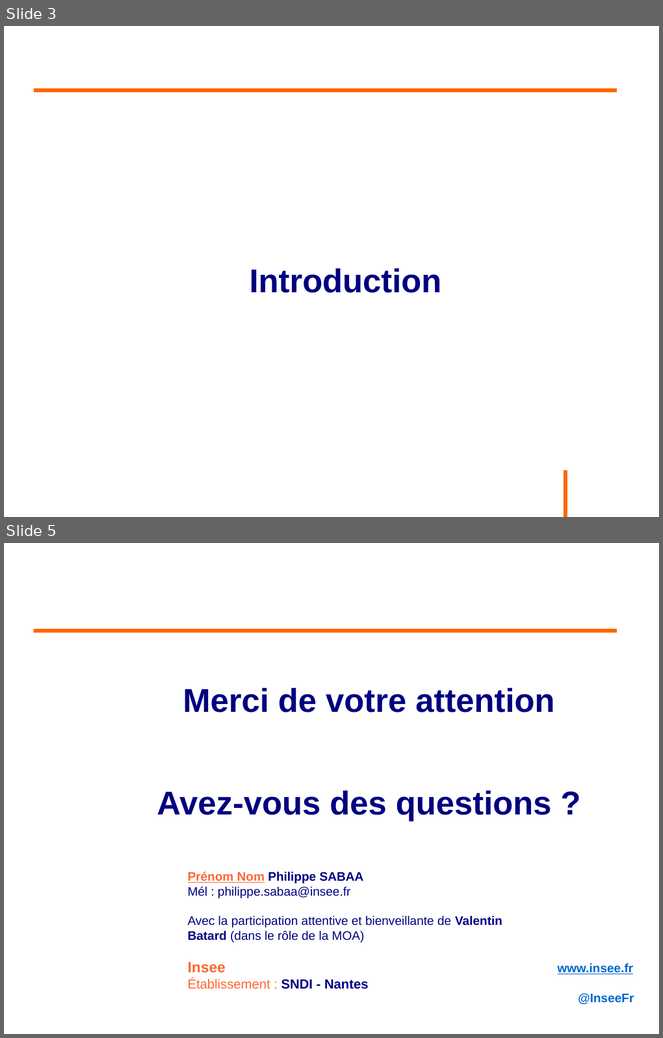
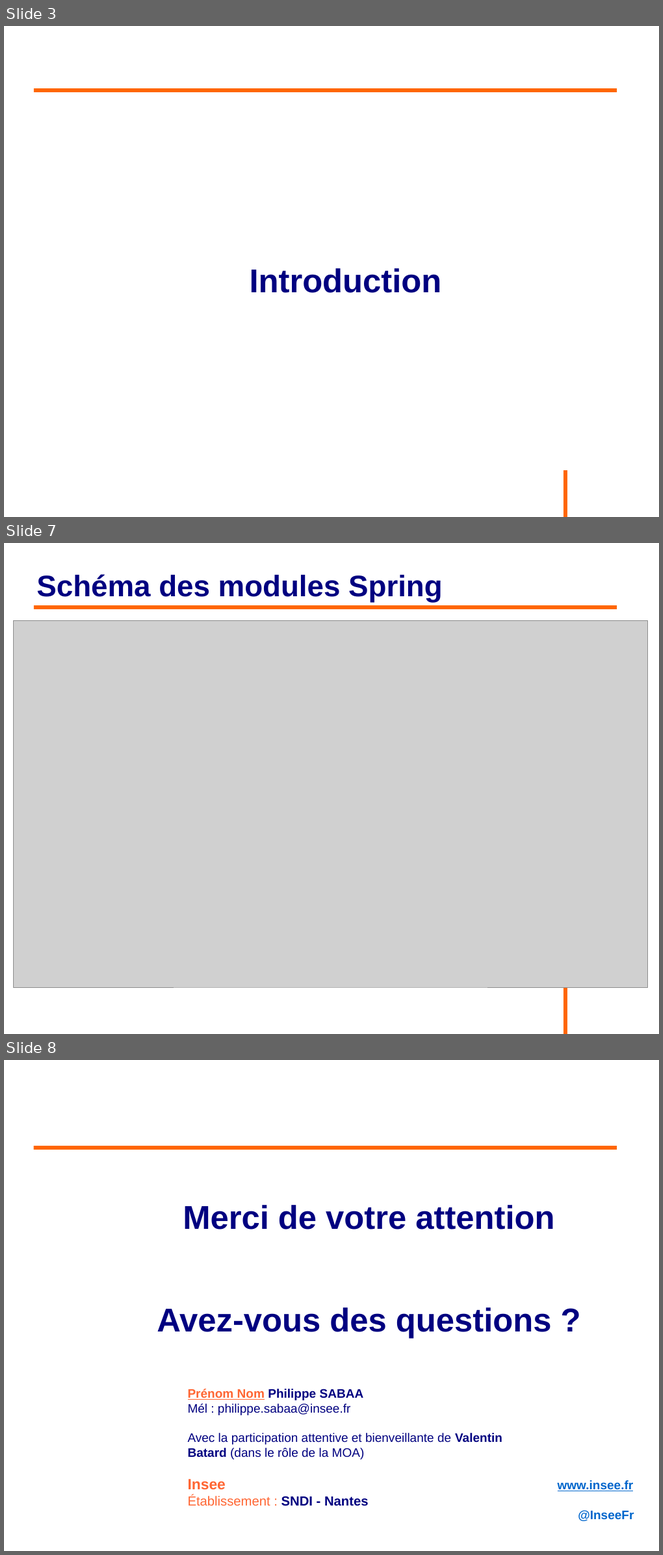
Before and after one commit to philphils/formation-spring, a slide deck: Documentation/diapo_formation_spring.odp. Shown one above the other, each under a label of ours: slides 3 and 5 before the commit, slides 3, 7 and 8 after it; the slides between them are not shown. The pictures are 663x1038 and 663x1555 pixels, drawn with LibreOffice and Linux fonts; fonts in the diff are those of the drawing; grey boxes stand for pictures; background and template pictures are left out. Boxes give left, top, right and bottom in pixels: in the first picture for what was removed or moved away, otherwise in the second. Text is boxed around its words. In the diff, an @@ line names an element or a change of style, - is before the commit and + after.

```diff
--- a/Documentation/diapo_formation_spring.odp
+++ b/Documentation/diapo_formation_spring.odp
@@ slide 7 added at [4, 543, 659, 1034], background #FFFFFF; not listed: 1 template element that a slide beside it also shows @@
@@ title added at [36, 574, 443, 603], 36 pt, text #000080, bold @@
+Schéma des modules Spring
@@ picture added at [14, 620, 649, 988] @@
@@ line added from (34, 607) to (618, 607), #FF6600 4.54 pt @@
@@ what was slide 5 is now slide 8 @@
```
Also in this commit, not shown: 2 slides changed, 3 other slides added, 1 slide removed.
